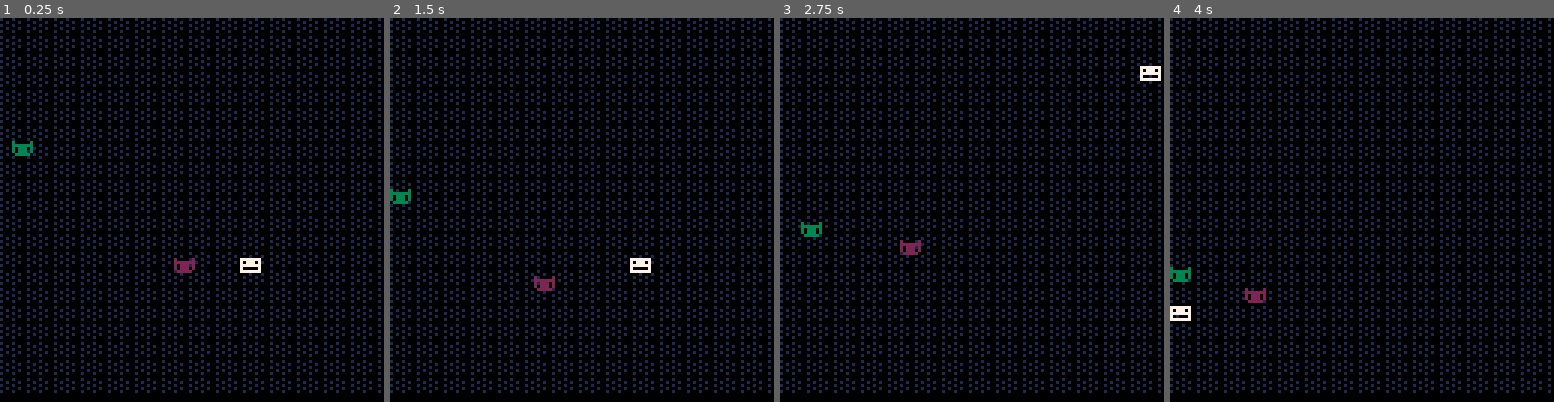
Above: before the commit, frames 1-4 (left to right).
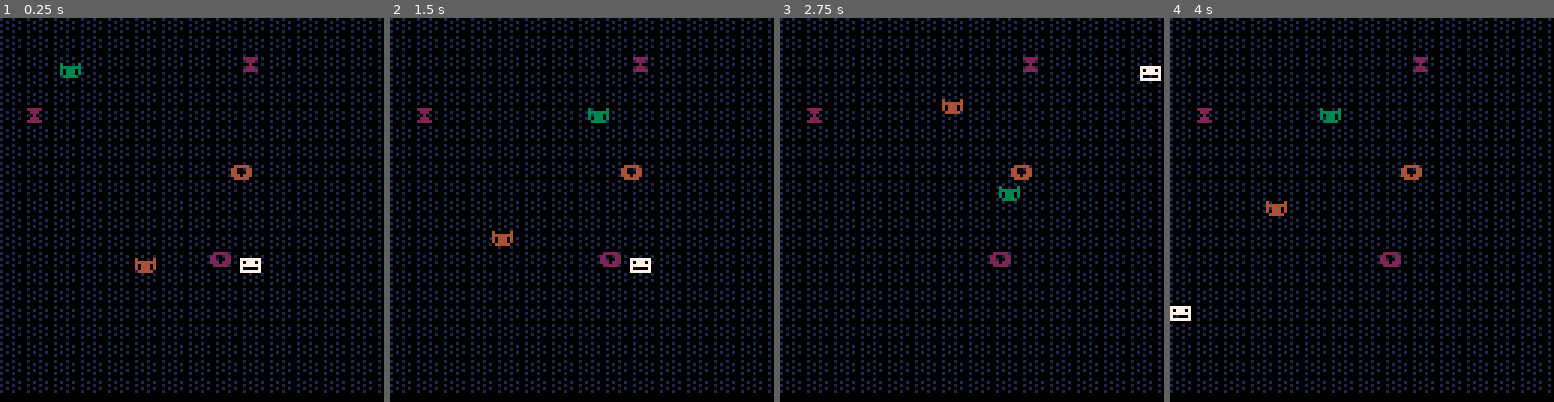
Above: after the commit, the same moments.

Repository: Kehvarl/2025-Pico8
Game: PICO-8 cartridge manage.p8
Two runs of this game, one before a commit and one after it. Both use one fixed random seed, a clock stepped at 60 frames per second and the inputs below.
Inputs:
- Up to frame 1 (0.25 s): no input
- Up to frame 2 (1.5 s): no input
- Up to frame 3 (2.75 s): hold Right 1.6-2.1 s; hold Up 2.15-2.42 s; hold Right from 2.47 s (still down)
- Up to frame 4 (4 s): release Right at 3.03 s; hold Left 3.08-3.58 s; hold Down 3.63-3.97 s

The runs differ from the first frame. In frame 1, 1.1% of the frame differs, in the area x 3-68%, y 10-67%; in frame 2, 1.1%; in frame 3, 1.1%; in frame 4, 1.1%.

Commit message:
goal-oriented engineers

Diff:
--- a/manage.p8
+++ b/manage.p8
@@ -2,10 +2,24 @@
 version 43
 __lua__
 function _init()
+ts={}
 m={x=10,y=10,c="😐",co=7}
 e={}
 for i=1,2do
- add(e,{x=rnd(15),y=rnd(15),c="🐱",co=rnd(3)+2,stay=0})
+ add(e,{x=rnd(15),y=rnd(15),
+ tx=rnd(15),ty=rnd(15),
+ c="🐱",co=rnd(3)+2,stay=0,
+ t=0})
+end
+for i=1,2do
+ add(ts,{x=rnd(15),y=rnd(15),
+ c="⬇️",co=rnd(3)+2,stay=0,
+ v=1})
+end
+for i=1,2do
+ add(ts,{x=rnd(15),y=rnd(15),
+ c="⧗",co=rnd(3)+2,stay=0,
+ v=2})
 end
 end
 function _update()
@@ -16,17 +30,30 @@
 if en.stay > 0 then
  en.stay -= 1
 else
- vx = rnd(2)-1
- vy = rnd(2)-1
  local dx = en.x - m.x
  local dy = en.y - m.y
  local d2 = dx*dx + dy*dy
  if d2 < 4 then
-  vx = vx + dx
-  vy = vy + dy
+  local dx = en.x - m.x
+  local dy = en.y - m.y
+  local mag = max(0.001, sqrt(dx*dx+dy*dy))
+  dx /= mag
+  dy /= mag
+  en.tx = mid(0,15, en.x+dx*6+rnd(4)-2)
+  en.ty = mid(0,15, en.y+dy*6+rnd(4)-2)
+ else
+ if en.t < 3 then
+ 	--
  end
- en.x += vx
- en.y += vy
+ end
+ if not en.tx or (abs(en.x-en.tx)<0.5 and abs(en.y-en.ty)<0.5) then
+ 	en.tx=rnd(15)
+ 	en.ty=rnd(15)
+ end
+ local vx,vy = en.tx-en.x, en.ty-en.y
+ local mag = max(0.001, sqrt(vx*vx+vy*vy))
+ en.x += vx/mag
+ en.y += vy/mag
  en.stay = 5
 end
 en.x=mid(0,en.x,15)
@@ -51,6 +78,9 @@
 for en in all(e)do
  print(en.c,en.x*8,en.y*8,en.co)
 end
+for t in all(ts)do
+ print(t.c,t.x*8,t.y*8,t.co)
+end
 end
 __gfx__
 00000000000000000000000000000000000000000000000000000000000000000000000000000000000000000000000000000000000000000000000000000000
